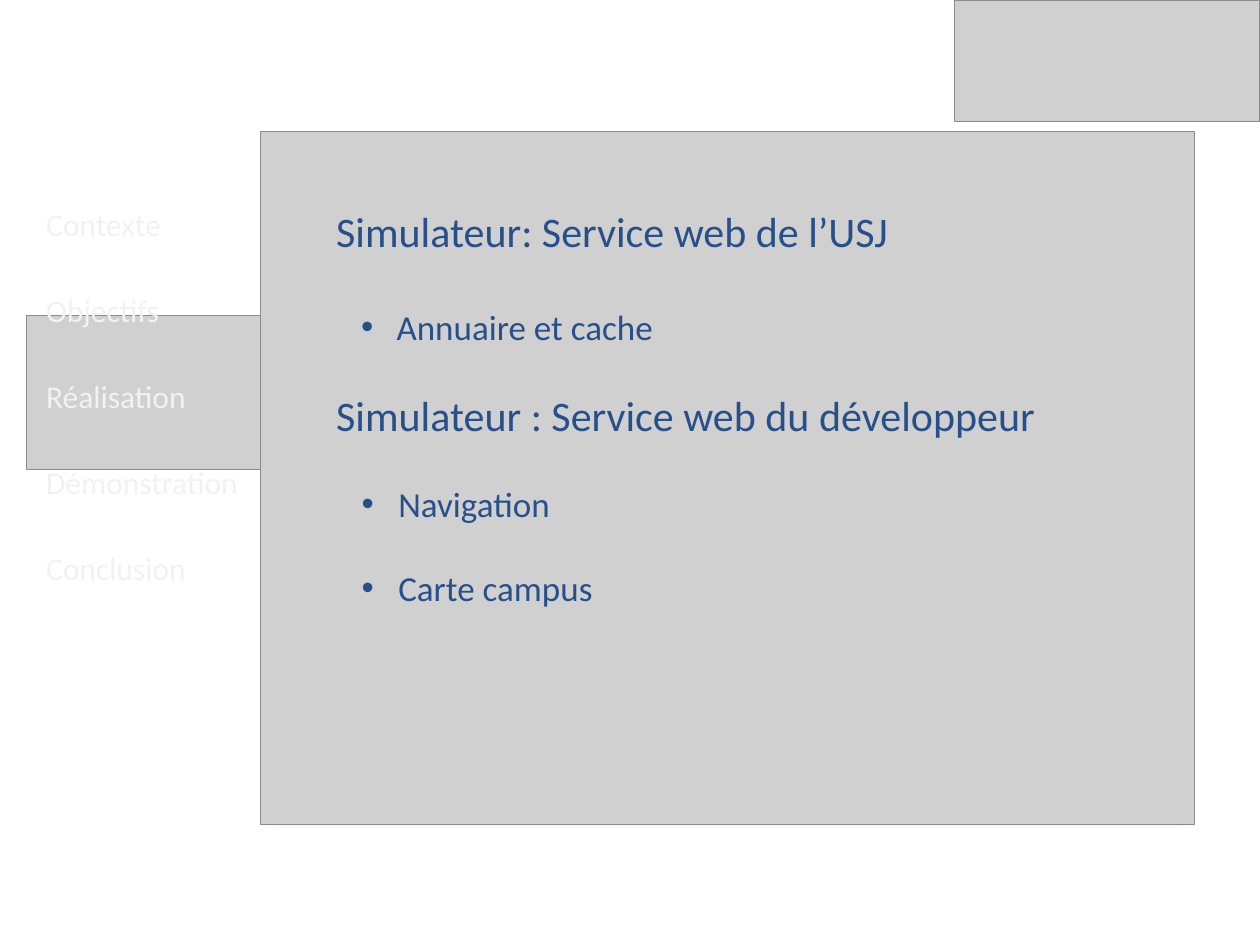
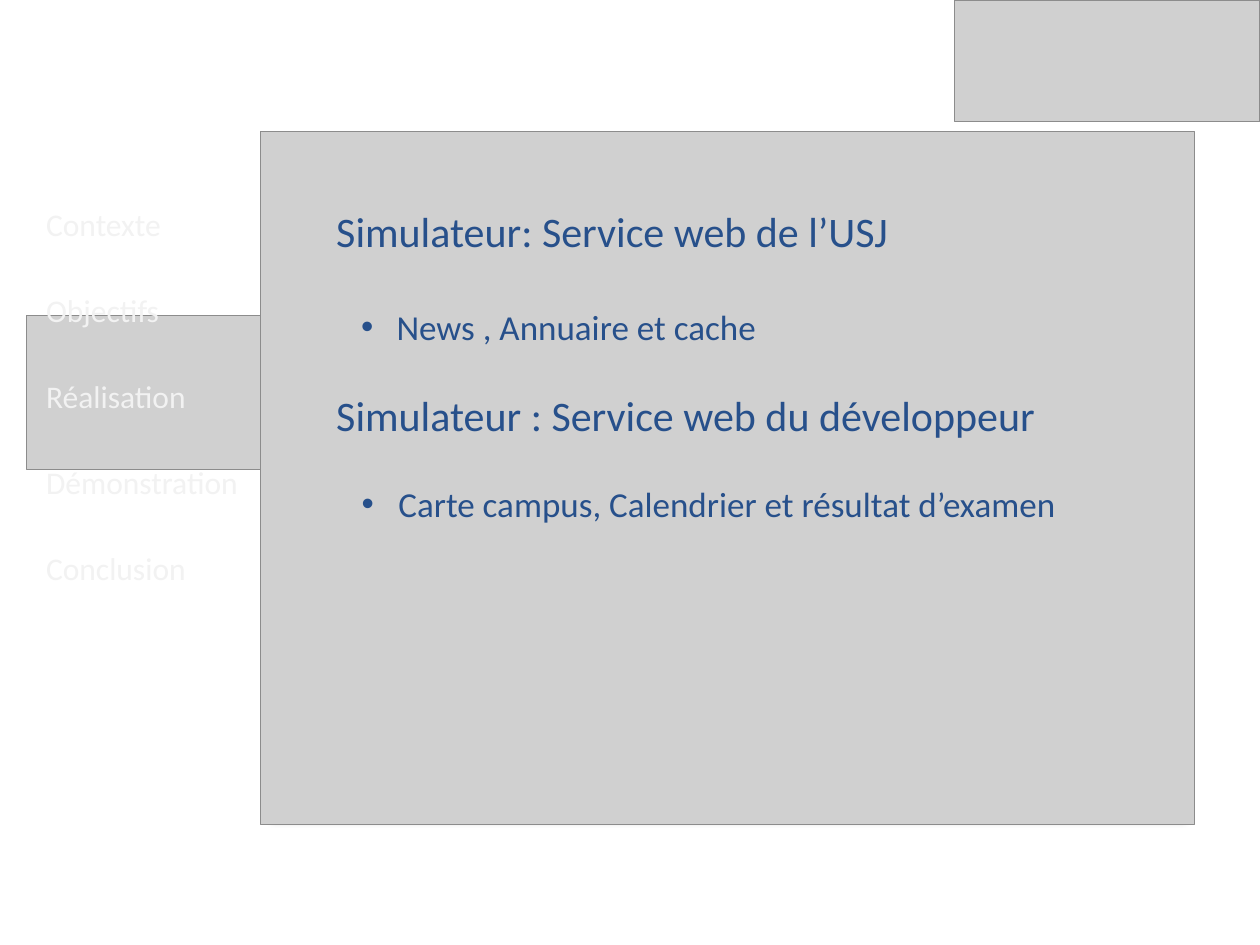
Before and after one commit to ghislaine009/ESIB_PAD, a slide deck: slide 10 of Documentation/Annexes/I_Presentation/Presntation.pptx. Drawn at 1260x945 pixels with LibreOffice and Linux fonts; fonts in the diff are those of the drawing; grey boxes stand for pictures; background and template pictures are left out. Boxes give left, top, right and bottom in pixels: in the first picture for what was removed or moved away, otherwise in the second. Text is boxed around its words. In the diff, an @@ line names an element or a change of style, - is before the commit and + after.

Commit message:
Version final de la presentation

```diff
--- a/Documentation/Annexes/I_Presentation/Presntation.pptx
+++ b/Documentation/Annexes/I_Presentation/Presntation.pptx
@@ text at [397, 315, 756, 340]: text changed @@
-  • Annuaire et cache
+  • News , Annuaire et cache
@@ text at [398, 492, 1055, 523]: text changed @@
-  • Navigation
-  • Carte campus
+  • Carte campus, Calendrier et résultat d’examen
```
Also in this commit, not shown: 3 other slides changed.
